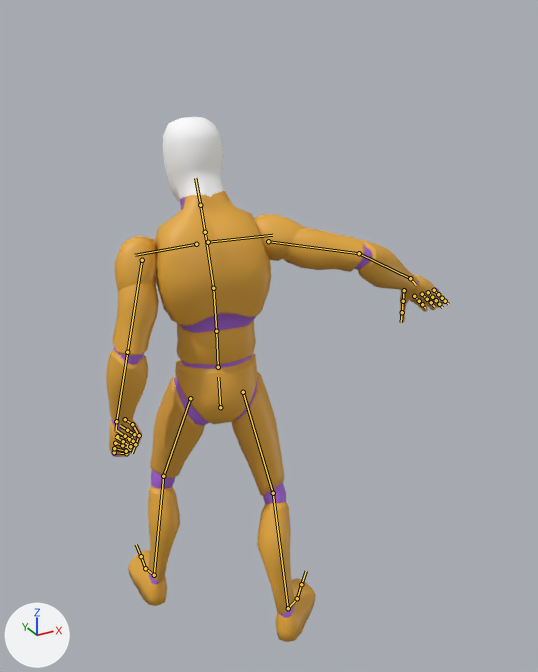
What one commit did to the glTF model public/assets/characters/moonshot-humanoid.glb.
Rendered twice from a 50 mm lens placed at (-0.89, -2.03, 2.07), pointed at (0.24, 0.01, 1.04). Lighting does not change. The marker at lower left points along +X, +Y and +Z. The picture after the commit comes second. Both versions are drawn at frame 24 of the action 'Idle_Wave_Loop'; the numbers are the values there. The bones that change, and the others that lie on the model, are drawn over the model as lines.

Names of what the first picture shows: 'Boomerang_Attacker_Mannequin'.
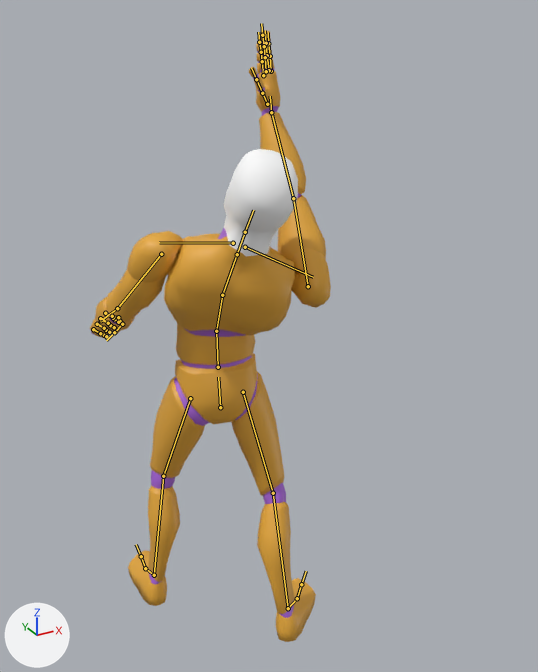
What the commit changed:
Bone 'spine_02' (bone_spine_02) turns from (12, 0, -1) to (-9, -4, 7) degrees about its own x, y and z.
Bone 'spine_03' (bone_spine_03) turns from (12, 0, -2) to (-12, -15, 8) degrees about its own x, y and z.
Bone 'neck_01' (bone_neck_01) turns from (-11, 0, 0) to (-7, 2, -1) degrees about its own x, y and z.
Bone 'Head' (bone_head) turns from (9, 11, 0) to (5, 13, 2) degrees about its own x, y and z.
Bone 'clavicle_r' (bone_clavicle_r) turns from (-3, 1, -6) to (-2, -2, 25) degrees about its own x, y and z.
Bone 'upperarm_r' (bone_upperarm_r) turns from (-10, -12, 16) to (79, 29, -35) degrees about its own x, y and z.
Bone 'lowerarm_r' (bone_lowerarm_r) turns from (44, -14, -9) to (12, 77, 7) degrees about its own x, y and z.
Bone 'hand_r' (bone_hand_r) turns from (14, 0, 5) to (24, 34, -1) degrees about its own x, y and z.

Where the change shows, as pixel boxes (x1, y1, x2, y2) in the pictures (538 x 672 px):
'Boomerang_Attacker_Mannequin', posed (29% narrower, 17% taller)
    before: (106, 117, 447, 642)
    after: (90, 30, 331, 642)
bone 'spine_02', root to tip
    before: (216, 331) to (213, 288)
    after: (216, 331) to (222, 295)
bone 'spine_03', root to tip
    before: (213, 288) to (205, 235)
    after: (222, 295) to (236, 257)
bone 'neck_01', root to tip
    before: (205, 232) to (200, 205)
    after: (237, 254) to (245, 232)
bone 'Head', root to tip
    before: (200, 205) to (195, 178)
    after: (245, 232) to (253, 210)
bone 'clavicle_r', root to tip
    before: (208, 242) to (272, 235)
    after: (245, 247) to (313, 277)
bone 'upperarm_r', root to tip
    before: (268, 241) to (359, 253)
    after: (308, 286) to (293, 198)
bone 'lowerarm_r', root to tip
    before: (359, 253) to (410, 278)
    after: (293, 198) to (271, 112)
bone 'hand_r', root to tip
    before: (410, 278) to (416, 285)
    after: (271, 112) to (270, 96)
